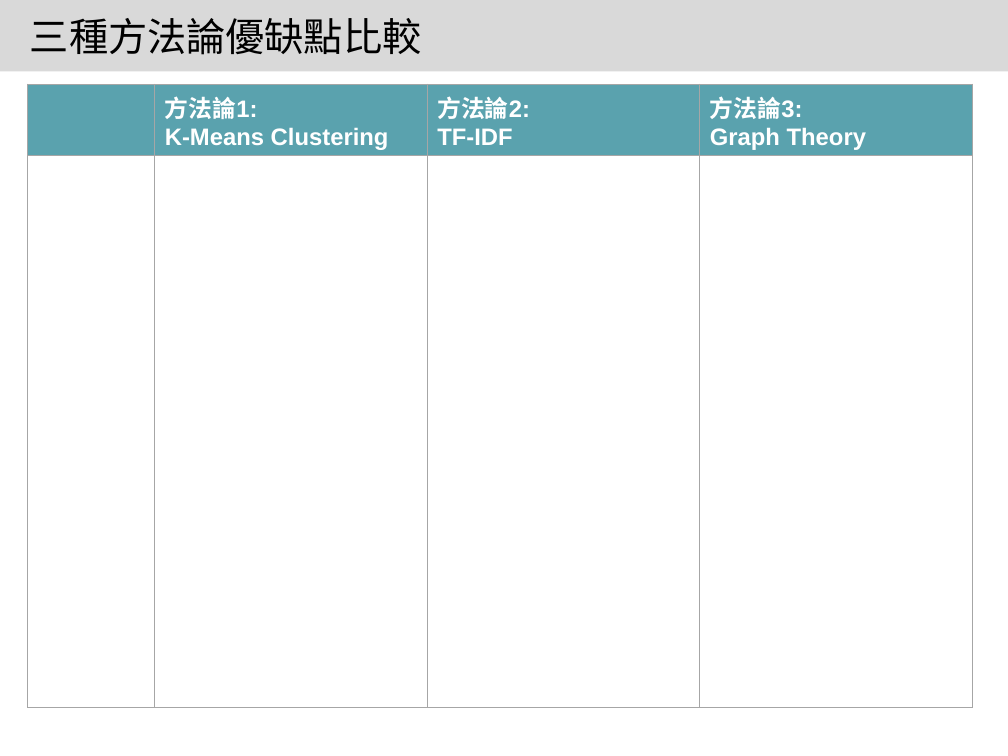
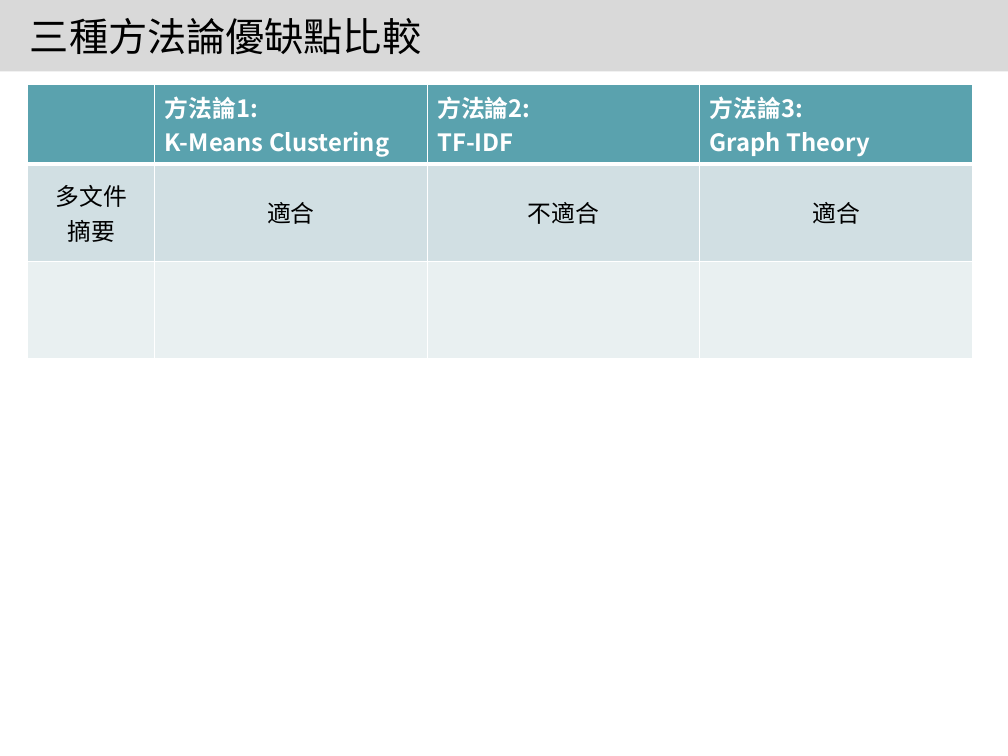
Before and after one commit to 1napcompsci/Automatic-Text-Summarization, a slide deck: slide 11 of Summarization with Yahoo - SETN/實習專案報告 Template.pptx. Drawn at 1008x756 pixels with LibreOffice and Linux fonts; fonts in the diff are those of the drawing. Boxes give left, top, right and bottom in pixels: in the first picture for what was removed or moved away, otherwise in the second. Text is boxed around its words. In the diff, an @@ line names an element or a change of style, - is before the commit and + after.

```diff
--- a/Summarization with Yahoo - SETN/實習專案報告 Template.pptx
+++ b/Summarization with Yahoo - SETN/實習專案報告 Template.pptx
@@ table at (x1=28, y1=85, x2=972, y2=347) @@
+row 2: 多文件 / 摘要 | 適合 | 不適合 | 適合
```
Also in this commit, not shown: 7 other slides changed.
